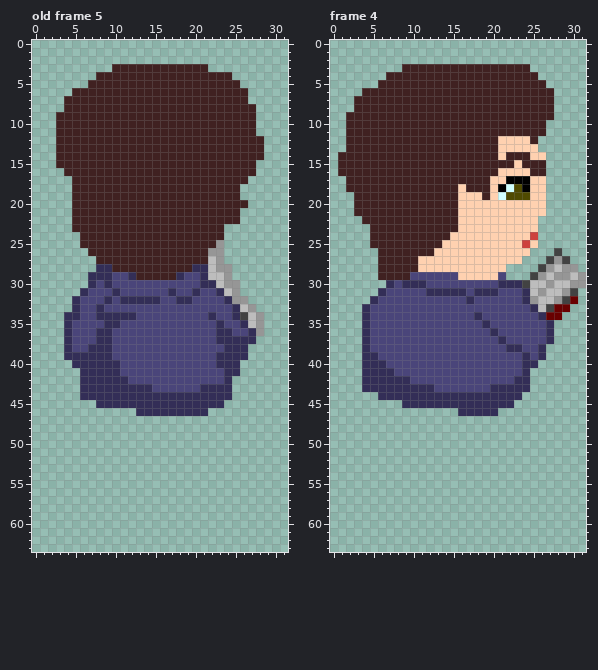
File history of a pixel-art file, media/sprite_sources/prota1.aseprite. Above, as it was before the edit.
32x64 pixels, 5 frames. Shown: old frame 5, frame 4. The commit also changed other frames, which this record leaves out.
After:
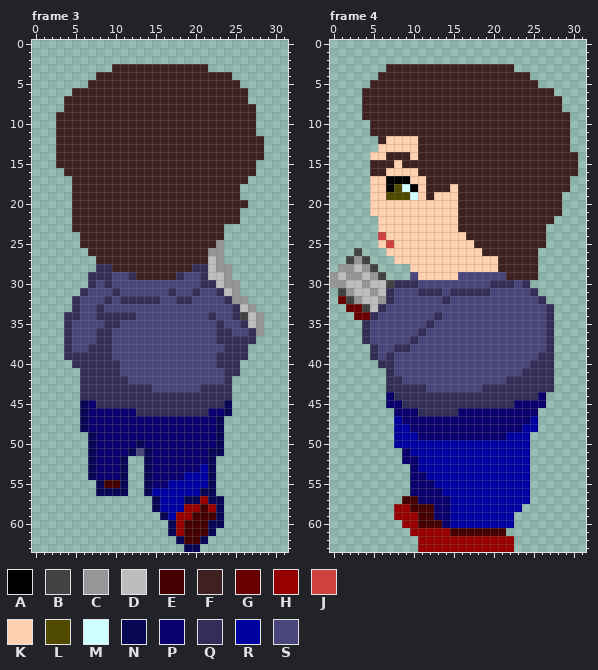
Palette (. is transparent): A #000000  B #424242  C #969696  D #bdbdbd  E #440000  F #402121  G #690000  H #960000  J #cd413e  K #ffd1b0  L #4f4a00  M #d0ffff  N #070754  P #09006e  Q #332e57  R #0000a1  S #4a457a
A new or re-ordered frame is compared with the old frame closest to it.
Diff:
layer "piernas" now shown
frames re-ordered
Changed rows in their new state; - is an unchanged pixel.
Frame 3 against old frame 5, layer "piernas":
first column x 6:
45 NP----------------N
46 NPPPPPP---------PPN
47 NPPPPPPPPPPPPPPPPN-
48 NPPPPPPPPPPPPPPPPN-
49 -NPPPPPPPPPPPPPPPN-
50 -NPPPPPNPPPPPPPPPN-
51 -NPPPPNSNPPPPPPPNN-
52 -NPPPN--NPPPPPPPN--
53 -NPPPN--NPPPPPPRN--
54 -NPPPN--NPPPPRRRN--
55 --NEEN--NPPRRRRRN--
56 --NNNN--NRRRRRRNN--
57 ---------NRRRNNHNN-
58 ---------NRRRHHEHN-
59 ----------NRHHEEEN-
60 -----------NHEEENN-
61 -----------NHEEEN--
62 ------------NEEN---
63 -------------NN----
Frame 4:
first column x 0:
 3 -------FF--------------..-------
 4 ------F------------------.------
 5 -----F--------------------.-----
 7 ---.------------------------F---
 8 ---.------------------------F---
 9 --..------------------------FF--
10 --...----------------------FFF--
11 --...----------------------FFF--
12 --....-KKKK----------FFFF-FFFF--
13 --....KKKKK----------FFFFFFFFF--
14 -....KK---K----------F---FFFFFF-
15 -....---K--------------F---FFFF-
16 -....--KKKK----------FFFF--FFFF-
17 --...KKAAAKK--------FFFFFFFFFF--
18 --...KKALMAK---KF---FFFFFFFFFF--
19 ---..KKLLLMK-KKKFFF-FFFFFFFFF---
20 ---..KKKKKKKKKKKFFFFFFFFFFFFF---
21 ---..KKKKKKKKKKKFFFFFFFFFFFFF---
22 ----..KKKKKKKKKKFFFFFFFFFFFF----
23 -----.KKKKKKKKKKFFFFFFFFFFF-----
24 -----.JKKKKKKKK--FFFFFFFFFF-----
25 -----.KJKKKKKK----FFFFFFFFF-----
26 ---B--.KKKKKK------FFFFFFF--.---
27 --BCB-..KKK----------FFFFF-...--
28 -CCDCB....K----------FFFFF.....-
29 CDCCDCB...-KKKKKSSSSS-FFFF......
30 CCDDCDDBQ--S--------Q--SQ.......
31 -BCDDCDQ---Q--S--Q--S---SQ.....-
32 -GBCDDCQ------Q--S------SSQ....-
33 --GGBDQ------------------SSQ..--
34 ---GGQ-------Q----S-------SQ.---
35 ------------Q------S------------
36 -----------Q--------S-----------
37 ----------Q----------S----------
38 ----.Q--QQ------------SS--SQ----
39 ----.--Q----------------S--Q----
40 ----..-Q----------------S-QQ----
41 ----...------------------QQQ----
42 ----...--S------------Q--QQQ----
43 ----...-----S------Q-----QQQ----
44 ------.P----------------QQP-----
45 -------PP--------------PPPP-----
46 --------PPPQQQQQPPPPPPPPPP------
47 --------RPPPPPPPPPPPPPPPPR------
48 --------RRPPPPPPPPPPPPPPRR------
49 --------RRRPPPPPPPPPPPRRR-------
50 --------RRRRRRRRRRRRRRRRR-------
51 ---------PRRRRRRRRRRRRRRR-------
52 ---------PPRRRRRRRRRRRRRR-------
53 ----------PRRRRRRRRRRRRRR-------
54 ----------PPRRRRRRRRRRRRR-------
55 ----------PPPRRRRRRRRRRRR-------
56 ----------PPPPRRRRRRRRRRR-------
57 ---------EEPPPPRRRRRRRRRR-------
58 --------HHEEEPPRRRRRRRRR--------
59 --------HHHEEPPRRRRRRRR---------
60 ---------HHEEEPRRRRRRRR---------
61 ----------HHHHHEEEEEEE----------
62 -----------HHHHHHHHHHHH---------
63 -----------HHHHHHHHHHHH---------
Pixel boxes of the changes (left, top, right, bottom) in both pictures:
added: (80, 400, 232, 552)
changed: (330, 64, 586, 552)
